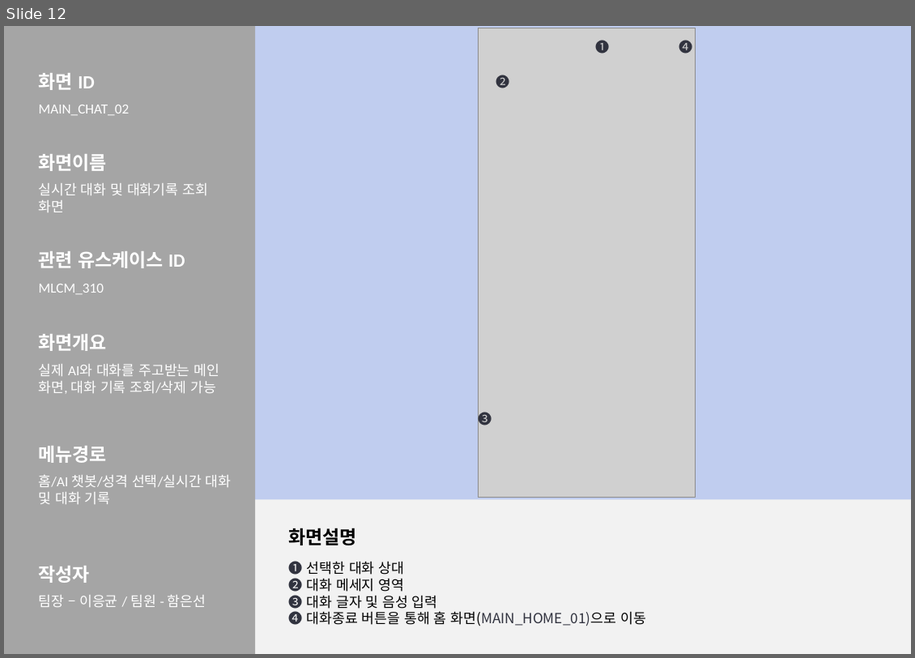
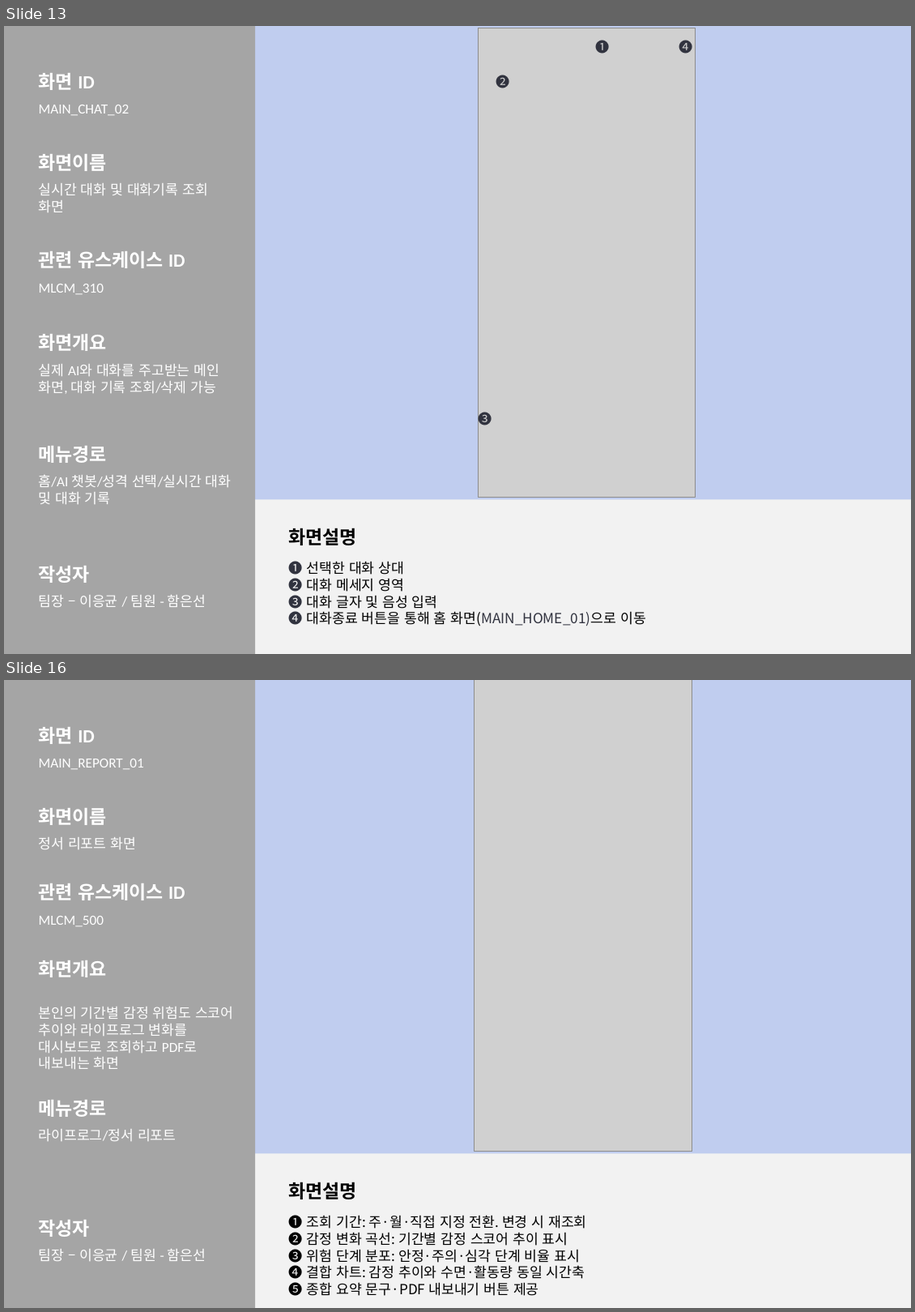
Before and after one commit to 2026-SMHRD-KDT-HealthCare-5/lisn, a slide deck: Documents/화면설계서_귀기울임.pptx. Shown one above the other, each under a label of ours: slide 12 before the commit, slides 13 and 16 after it; the slides between them are not shown. The pictures are 915x658 and 915x1312 pixels, drawn with LibreOffice and Linux fonts; fonts in the diff are those of the drawing; grey boxes stand for pictures. Boxes give left, top, right and bottom in pixels: in the first picture for what was removed or moved away, otherwise in the second. Text is boxed around its words. In the diff, an @@ line names an element or a change of style, - is before the commit and + after.

```diff
--- a/Documents/화면설계서_귀기울임.pptx
+++ b/Documents/화면설계서_귀기울임.pptx
@@ slide 16 added at (x1=4, y1=680, x2=911, y2=1308), background #C0CDEF @@
@@ rectangle added at (x1=4, y1=680, x2=255, y2=1308), fill #A5A5A5 @@
@@ picture added at (x1=475, y1=680, x2=692, y2=1151) @@
@@ text added at (x1=39, y1=727, x2=95, y2=744), 16 pt, text #FFFFFF, bold @@
+화면 ID
@@ text added at (x1=39, y1=759, x2=144, y2=769), 12 pt, text #FFFFFF @@
+MAIN_REPORT_01
@@ text added at (x1=39, y1=808, x2=107, y2=825), 16 pt, text #FFFFFF, bold @@
+화면이름
@@ text added at (x1=39, y1=837, x2=136, y2=849), 12 pt, text #FFFFFF @@
+정서 리포트 화면
@@ text added at (x1=39, y1=883, x2=185, y2=900), 16 pt, text #FFFFFF, bold @@
+관련 유스케이스 ID
@@ text added at (x1=39, y1=916, x2=104, y2=926), 12 pt, text #FFFFFF @@
+MLCM_500
@@ text added at (x1=39, y1=960, x2=107, y2=977), 16 pt, text #FFFFFF, bold @@
+화면개요
@@ text added at (x1=39, y1=1006, x2=234, y2=1069), 12 pt, text #FFFFFF @@
+본인의 기간별 감정 위험도 스코어 추이와 라이프로그 변화를 대시보드로 조회하고 PDF로 내보내는 화면
@@ text added at (x1=39, y1=1100, x2=107, y2=1117), 16 pt, text #FFFFFF, bold @@
+메뉴경로
@@ text added at (x1=39, y1=1129, x2=177, y2=1141), 12 pt, text #FFFFFF @@
+라이프로그/정서 리포트
@@ rectangle added at (x1=255, y1=1154, x2=911, y2=1308), fill #F2F2F2 @@
@@ text added at (x1=289, y1=1181, x2=357, y2=1199), 16 pt, text #000000, bold @@
+화면설명
@@ text added at (x1=289, y1=1213, x2=587, y2=1298), 12 pt, text #000000 @@
+❶ 조회 기간: 주·월·직접 지정 전환. 변경 시 재조회
+❷ 감정 변화 곡선: 기간별 감정 스코어 추이 표시
+❸ 위험 단계 분포: 안정·주의·심각 단계 비율 표시
+❹ 결합 차트: 감정 추이와 수면·활동량 동일 시간축
+❺ 종합 요약 문구·PDF 내보내기 버튼 제공
@@ text added at (x1=39, y1=1219, x2=90, y2=1236), 16 pt, text #FFFFFF, bold @@
+작성자
@@ text added at (x1=39, y1=1249, x2=206, y2=1261), 12 pt, text #FFFFFF @@
+팀장 – 이응균 / 팀원 - 함은선
@@ what was slide 12 is now slide 13 @@
```
Also in this commit, not shown: 4 slides changed, 5 other slides added, 3 other files.
